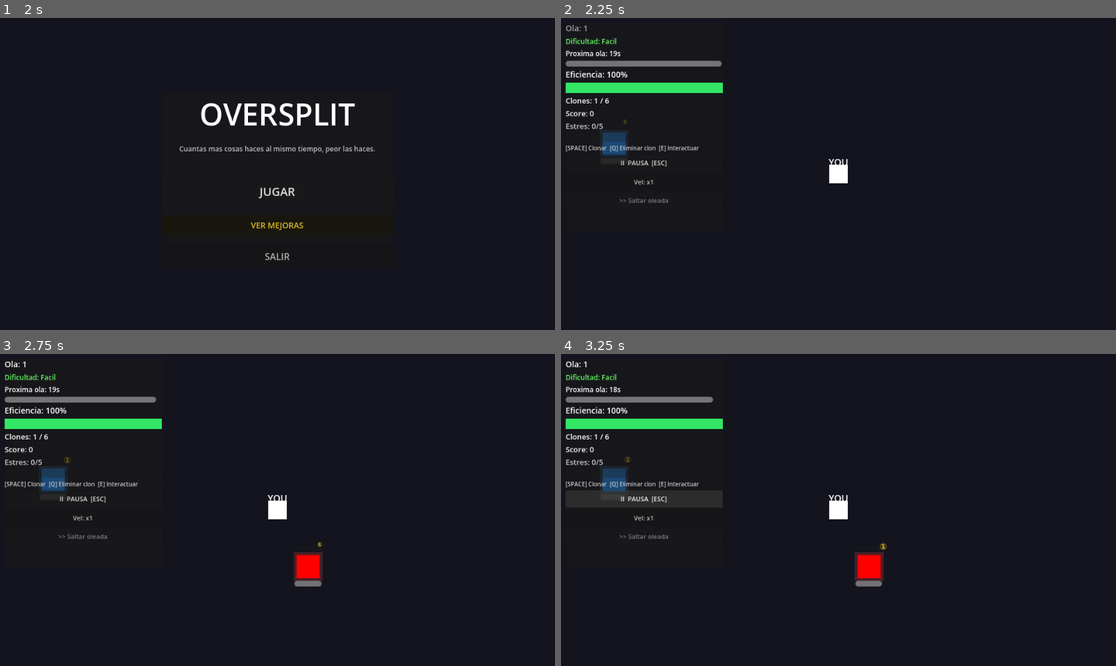
Above: before the commit, frames 1-4 (two rows, left to right).
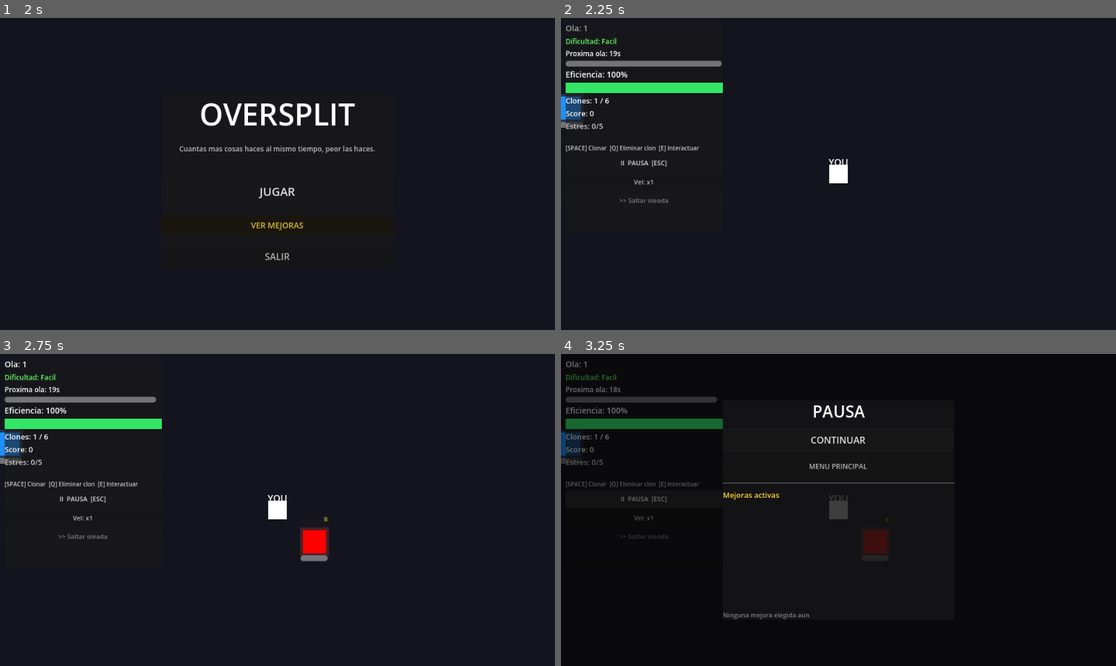
Above: after the commit, the same moments.

Repository: Carlos-creator/OverSplit
Game: Godot game, scene res://scenes/MainMenu.tscn
The game is run twice, just before and just after one commit, with the same random seed, the same clock (stepped at 60 frames per second) and the same inputs.
Inputs:
- Up to frame 1 (2 s): click "VER MEJORAS" at 0.5 s; click "✕ Cerrar" at 1.25 s
- Up to frame 2 (2.25 s): click "JUGAR" at 2 s
- Up to frame 3 (2.75 s): no input
- Up to frame 4 (3.25 s): click "II PAUSA [ESC]" at 2.75 s

Frame 1 is identical in both runs. In frame 2, 0.7% of the frame differs, in the area x 0-12%, y 24-45%; in frame 3, 1.7%; in frame 4, 6.4%, in the area x 0-71%, y 2-86%.

Commit message:
Se arregló la interacción a distancia y el regreso al menu principal. Se agregaron limites al mapa

Diff:
--- a/scenes/MainMenu.tscn
+++ b/scenes/MainMenu.tscn
@@ -1,107 +1,112 @@
-[gd_scene load_steps=2 format=3 uid="uid://mainmenu"]
+[gd_scene format=3 uid="uid://mainmenu"]
 
-[ext_resource type="Script" path="res://scripts/MainMenu.gd" id="1"]
+[ext_resource type="Script" uid="uid://df3swed7v5wf5" path="res://scripts/MainMenu.gd" id="1"]
 
-[node name="MainMenu" type="Node2D"]
+[node name="MainMenu" type="Node2D" unique_id=109679599]
 script = ExtResource("1")
 
-[node name="Background" type="ColorRect" parent="."]
+[node name="Background" type="ColorRect" parent="." unique_id=318370207]
 offset_right = 960.0
 offset_bottom = 540.0
 color = Color(0.08, 0.08, 0.12, 1)
 
-[node name="CanvasLayer" type="CanvasLayer" parent="."]
+[node name="CanvasLayer" type="CanvasLayer" parent="." unique_id=1769978528]
 
-[node name="Panel" type="PanelContainer" parent="CanvasLayer"]
+[node name="Panel" type="PanelContainer" parent="CanvasLayer" unique_id=1414086662]
 offset_left = 280.0
 offset_top = 130.0
 offset_right = 680.0
 offset_bottom = 420.0
 
-[node name="VBox" type="VBoxContainer" parent="CanvasLayer/Panel"]
-offset_left = 12.0
-offset_top = 12.0
-offset_right = 388.0
-offset_bottom = 278.0
+[node name="VBox" type="VBoxContainer" parent="CanvasLayer/Panel" unique_id=1169509130]
+layout_mode = 2
 theme_override_constants/separation = 16
 
-[node name="Title" type="Label" parent="CanvasLayer/Panel/VBox"]
+[node name="Title" type="Label" parent="CanvasLayer/Panel/VBox" unique_id=684856058]
+layout_mode = 2
+theme_override_font_sizes/font_size = 52
 text = "OVERSPLIT"
 horizontal_alignment = 1
-theme_override_font_sizes/font_size = 52
 
-[node name="Tagline" type="Label" parent="CanvasLayer/Panel/VBox"]
+[node name="Tagline" type="Label" parent="CanvasLayer/Panel/VBox" unique_id=1314501777]
+modulate = Color(0.75, 0.75, 0.75, 1)
+layout_mode = 2
+theme_override_font_sizes/font_size = 12
 text = "Cuantas mas cosas haces al mismo tiempo, peor las haces."
 horizontal_alignment = 1
-theme_override_font_sizes/font_size = 12
 autowrap_mode = 3
-modulate = Color(0.75, 0.75, 0.75, 1)
 
-[node name="Spacer" type="Control" parent="CanvasLayer/Panel/VBox"]
+[node name="Spacer" type="Control" parent="CanvasLayer/Panel/VBox" unique_id=589620834]
 custom_minimum_size = Vector2(0, 8)
+layout_mode = 2
 
-[node name="PlayButton" type="Button" parent="CanvasLayer/Panel/VBox"]
+[node name="PlayButton" type="Button" parent="CanvasLayer/Panel/VBox" unique_id=535490571]
+custom_minimum_size = Vector2(0, 50)
+layout_mode = 2
+focus_mode = 0
+theme_override_font_sizes/font_size = 20
 text = "JUGAR"
-theme_override_font_sizes/font_size = 20
-custom_minimum_size = Vector2(0, 50)
+
+[node name="UpgradesButton" type="Button" parent="CanvasLayer/Panel/VBox" unique_id=466073461]
+modulate = Color(1, 0.85, 0.2, 1)
+custom_minimum_size = Vector2(0, 36)
+layout_mode = 2
 focus_mode = 0
+theme_override_font_sizes/font_size = 14
+text = "VER MEJORAS"
 
-[node name="UpgradesButton" type="Button" parent="CanvasLayer/Panel/VBox"]
-text = "VER MEJORAS"
-theme_override_font_sizes/font_size = 14
-custom_minimum_size = Vector2(0, 36)
-modulate = Color(1.0, 0.85, 0.2, 1)
+[node name="QuitButton" type="Button" parent="CanvasLayer/Panel/VBox" unique_id=1144496466]
+modulate = Color(0.8, 0.8, 0.8, 1)
+custom_minimum_size = Vector2(0, 40)
+layout_mode = 2
 focus_mode = 0
+theme_override_font_sizes/font_size = 16
+text = "SALIR"
 
-[node name="QuitButton" type="Button" parent="CanvasLayer/Panel/VBox"]
-text = "SALIR"
-theme_override_font_sizes/font_size = 16
-custom_minimum_size = Vector2(0, 40)
-modulate = Color(0.8, 0.8, 0.8, 1)
-focus_mode = 0
-
-[node name="UpgradesOverlay" type="ColorRect" parent="CanvasLayer"]
+[node name="UpgradesOverlay" type="ColorRect" parent="CanvasLayer" unique_id=1711048993]
 visible = false
 offset_right = 960.0
 offset_bottom = 540.0
 color = Color(0, 0, 0, 0.7)
-mouse_filter = 0
 
-[node name="UpgradesPanel" type="PanelContainer" parent="CanvasLayer"]
+[node name="UpgradesPanel" type="PanelContainer" parent="CanvasLayer" unique_id=552657252]
 visible = false
 offset_left = 60.0
 offset_top = 30.0
 offset_right = 900.0
 offset_bottom = 510.0
 
-[node name="VBox" type="VBoxContainer" parent="CanvasLayer/UpgradesPanel"]
-offset_left = 12.0
-offset_top = 12.0
-offset_right = 828.0
-offset_bottom = 468.0
+[node name="VBox" type="VBoxContainer" parent="CanvasLayer/UpgradesPanel" unique_id=1534192265]
+layout_mode = 2
 theme_override_constants/separation = 8
 
-[node name="Header" type="HBoxContainer" parent="CanvasLayer/UpgradesPanel/VBox"]
+[node name="Header" type="HBoxContainer" parent="CanvasLayer/UpgradesPanel/VBox" unique_id=2053608085]
+layout_mode = 2
 
-[node name="TitleLabel" type="Label" parent="CanvasLayer/UpgradesPanel/VBox/Header"]
+[node name="TitleLabel" type="Label" parent="CanvasLayer/UpgradesPanel/VBox/Header" unique_id=582985700]
+layout_mode = 2
+size_flags_horizontal = 3
+theme_override_font_sizes/font_size = 20
 text = "Catálogo de Mejoras"
-theme_override_font_sizes/font_size = 20
-size_flags_horizontal = 3
 
-[node name="CloseButton" type="Button" parent="CanvasLayer/UpgradesPanel/VBox/Header"]
+[node name="CloseButton" type="Button" parent="CanvasLayer/UpgradesPanel/VBox/Header" unique_id=925341989]
+layout_mode = 2
+focus_mode = 0
+theme_override_font_sizes/font_size = 13
 text = "✕ Cerrar"
-theme_override_font_sizes/font_size = 13
-focus_mode = 0
 
-[node name="SubtitleLabel" type="Label" parent="CanvasLayer/UpgradesPanel/VBox"]
+[node name="SubtitleLabel" type="Label" parent="CanvasLayer/UpgradesPanel/VBox" unique_id=1516687648]
+modulate = Color(0.7, 0.7, 0.7, 1)
+layout_mode = 2
+theme_override_font_sizes/font_size = 11
 text = "Estas mejoras aparecen durante el juego cada 3 olas. Click en una para ver la descripción completa."
-theme_override_font_sizes/font_size = 11
-modulate = Color(0.7, 0.7, 0.7, 1)
 autowrap_mode = 3
 
-[node name="ScrollContainer" type="ScrollContainer" parent="CanvasLayer/UpgradesPanel/VBox"]
+[node name="ScrollContainer" type="ScrollContainer" parent="CanvasLayer/UpgradesPanel/VBox" unique_id=1731851991]
+layout_mode = 2
 size_flags_vertical = 3
 
-[node name="CatalogueContainer" type="VBoxContainer" parent="CanvasLayer/UpgradesPanel/VBox/ScrollContainer"]
+[node name="CatalogueContainer" type="VBoxContainer" parent="CanvasLayer/UpgradesPanel/VBox/ScrollContainer" unique_id=1767225830]
+layout_mode = 2
 size_flags_horizontal = 3
 theme_override_constants/separation = 6
--- a/scripts/GameManager.gd
+++ b/scripts/GameManager.gd
@@ -13,6 +13,9 @@
 const MIN_WAVE_INTERVAL := 7.0
 const MAX_TASKS_PER_WAVE := 8
 const MAX_STRESS := 5
+
+const MAP_MIN := Vector2(0, 0)
+const MAP_MAX := Vector2(960, 540)
 
 var clone_count: int = 1
 var efficiency: float = 1.0
--- a/scripts/Main.gd
+++ b/scripts/Main.gd
@@ -5,6 +5,6 @@
 	$CloneManager.register_original(original)
 	get_node("/root/GameManager").start_game()
 
-func _notification(what: int) -> void:
-	if what == NOTIFICATION_WM_CLOSE_REQUEST or what == NOTIFICATION_PREDELETE:
-		get_node("/root/GameManager").stop_game()
+#func _notification(what: int) -> void:
+	#if what == NOTIFICATION_WM_CLOSE_REQUEST or what == NOTIFICATION_PREDELETE:
+		#get_node("/root/GameManager").stop_game()
--- a/scripts/PauseMenu.gd
+++ b/scripts/PauseMenu.gd
@@ -34,8 +34,8 @@
 func _on_menu() -> void:
 	get_tree().paused = false
 	Engine.time_scale = 1.0
-	get_node("/root/GameManager").stop_game()
-	get_node("/root/UpgradeManager").reset_run()
+	GameManager.stop_game()
+	UpgradeManager.reset_run()
 	get_tree().change_scene_to_file("res://scenes/MainMenu.tscn")
 
 func _populate_upgrades() -> void:
--- a/scripts/PlayerController.gd
+++ b/scripts/PlayerController.gd
@@ -50,9 +50,11 @@
 			velocity = tangent_vel
 			move_and_slide()
 			_clamp_to_interact_target()
+		global_position = global_position.clamp(GameManager.MAP_MIN, GameManager.MAP_MAX)
 		_push_velocity = _push_velocity.lerp(Vector2.ZERO, 0.35)
 		return
 	_handle_movement(delta)
+	global_position = global_position.clamp(GameManager.MAP_MIN, GameManager.MAP_MAX)
 	_check_interact_input()
 
 func _compute_orbit_velocity(push: Vector2) -> Vector2:
@@ -159,7 +161,9 @@
 	if Input.is_action_just_pressed("interact"):
 		var nearest := _find_nearest_task_for_player()
 		if nearest:
-			_try_start_interaction(nearest)
+			var dist := global_position.distance_to(nearest.global_position)
+			if dist < 55.0:
+				_try_start_interaction(nearest)
 
 func _try_start_interaction(task: Node) -> void:
 	if task.is_complete:
--- a/scripts/TaskSpawner.gd
+++ b/scripts/TaskSpawner.gd
@@ -17,7 +17,13 @@
 var _pending_wave_work: int = 0
 
 func _ready() -> void:
-	get_node("/root/GameManager").wave_started.connect(_on_wave_started)
+	var gm := get_node("/root/GameManager")
+	spawn_area = Rect2(
+		gm.MAP_MIN,
+		gm.MAP_MAX - gm.MAP_MIN
+	)
+	gm.wave_started.connect(_on_wave_started)
+
 
 func _on_wave_started(_wave_number: int) -> void:
 	var gm := get_node("/root/GameManager")
